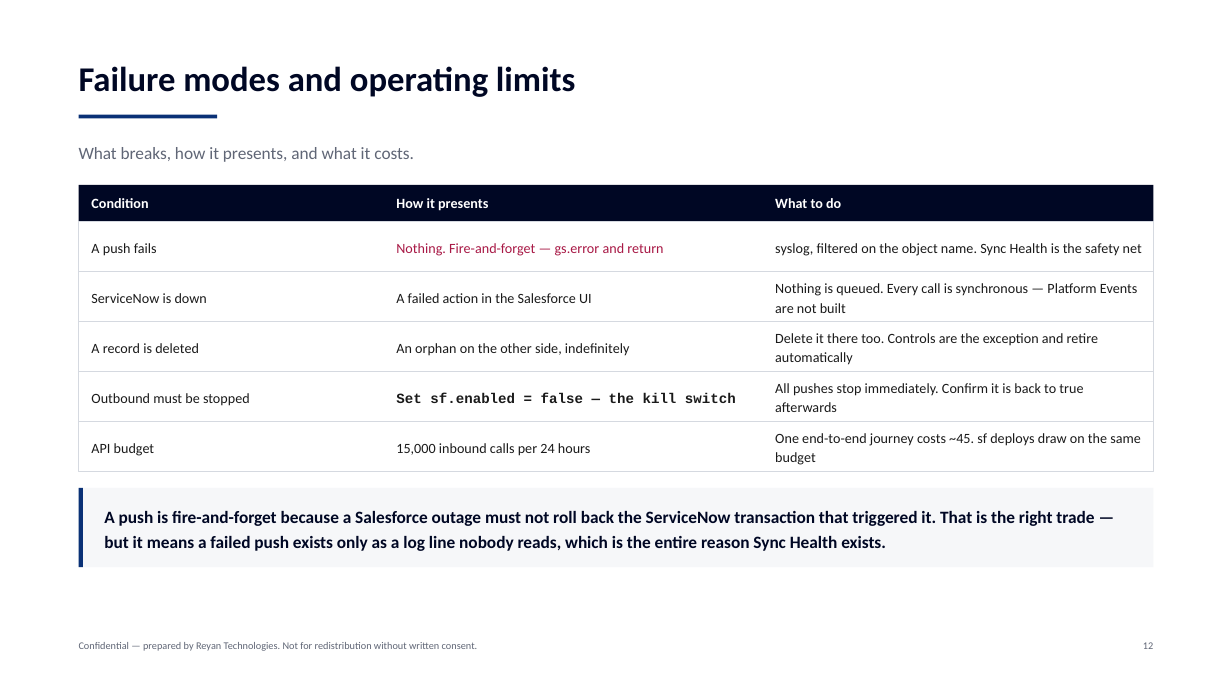
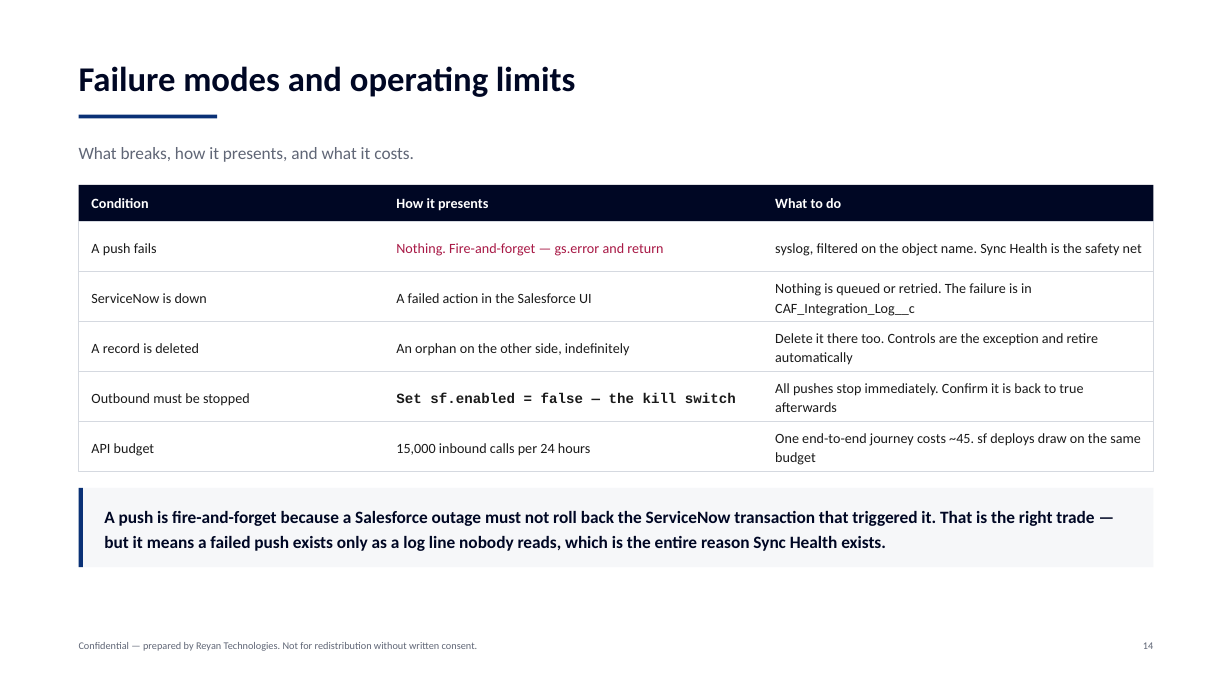
Before and after one commit to ConsultNow-IT-Solutions-Ltd/caf-sf-integration, a slide deck: slide 14 of presentation/CAF Compliance - Technical Architecture.pptx (slide 12 before the commit). Drawn at 1232x693 pixels with LibreOffice and Linux fonts; fonts in the diff are those of the drawing. Boxes give left, top, right and bottom in pixels: in the first picture for what was removed or moved away, otherwise in the second. Text is boxed around its words. In the diff, an @@ line names an element or a change of style, - is before the commit and + after.

```diff
--- a/presentation/CAF Compliance - Technical Architecture.pptx
+++ b/presentation/CAF Compliance - Technical Architecture.pptx
@@ text at (x1=775, y1=283, x2=1032, y2=316): text changed @@
-Nothing is queued. Every call is synchronous — Platform Events are not built
+Nothing is queued or retried. The failure is in CAF_Integration_Log__c
@@ page number at (x1=1143, y1=642, x2=1153, y2=649): text changed @@
-12
+14
```
Also in this commit, not shown: 3 other slides changed, 3 slides added, 18 other files.
